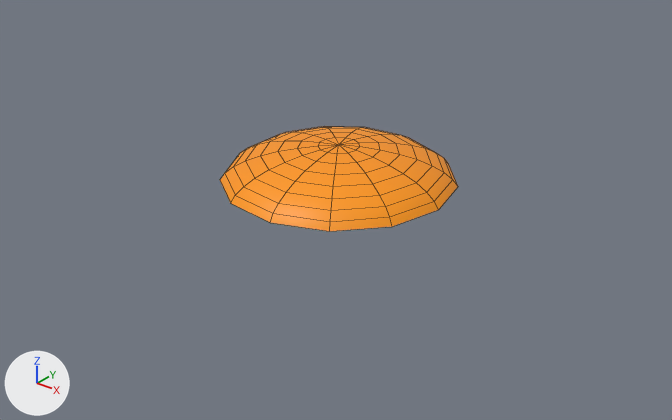
Renders of the FBX model FoodFight/Assets/Materials/Food/cracked_egg.fbx from each side of a commit.
Both versions are drawn from a 50 mm lens placed at (0.522, -0.657, 0.368), pointed at (-0.004, 0.0, -0.04). The lights are fixed; the arrows at lower left show +X, +Y and +Z. Mesh edges are drawn as thin lines. Where no turn or scale is listed for an object, it has been applied to the vertices.

Objects in the first picture: 'pasted__pSphere1'.
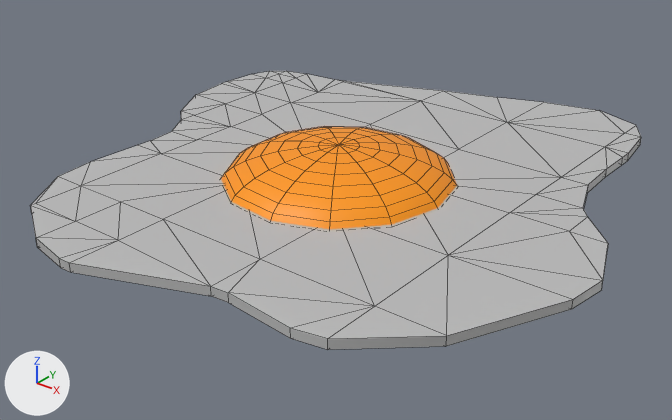
The newer file is also turned or shifted as a whole; pictures and numbers use the older file's frame.

Scene script edits in JSON lines:
```json
{"op": "add", "block": "mat_lambert1", "code": ["mat_lambert1 = principled_material('lambert1')", "mat_lambert1.base_color = (0.5, 0.5, 0.5)  # grey #bcbcbc"]}
{"op": "add", "block": "me_mesh_1", "code": ["me_mesh_1 = bpy.data.meshes.new('Mesh')", "me_mesh_1.from_pydata(...)  # 154 vertices, 264 faces; spans x -0.297..0.288, y -0.274..0.338, z 0.038..0.047", "me_mesh_1.materials.append(mat_lambert1)  # grey #bcbcbc"]}
{"op": "add", "block": "ob_white", "code": ["ob_white = bpy.data.objects.new('white', me_mesh_1)", "ob_white.location = (0.0, 0.0, -0.0482)"]}
```

Location of each change, [x1, y1, x2, y2] in pixels of the pictures (672 x 420 px):
```json
{"object": "white", "change": "added", "after": [30, 71, 641, 350]}
```
